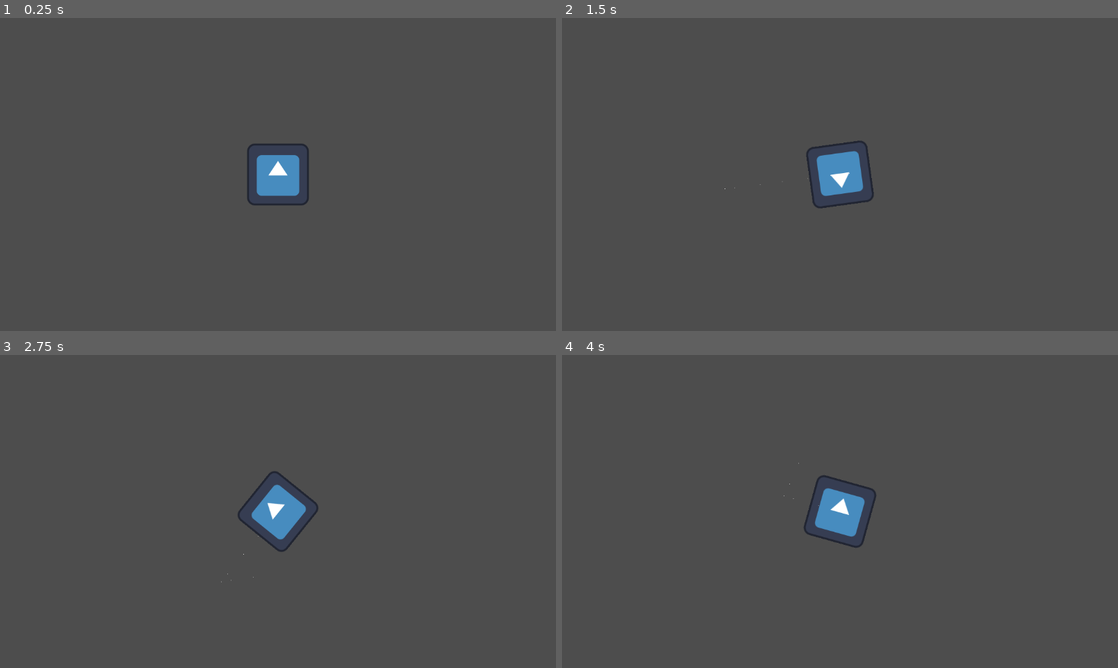
Above: before the commit, frames 1-4 (two rows, left to right).
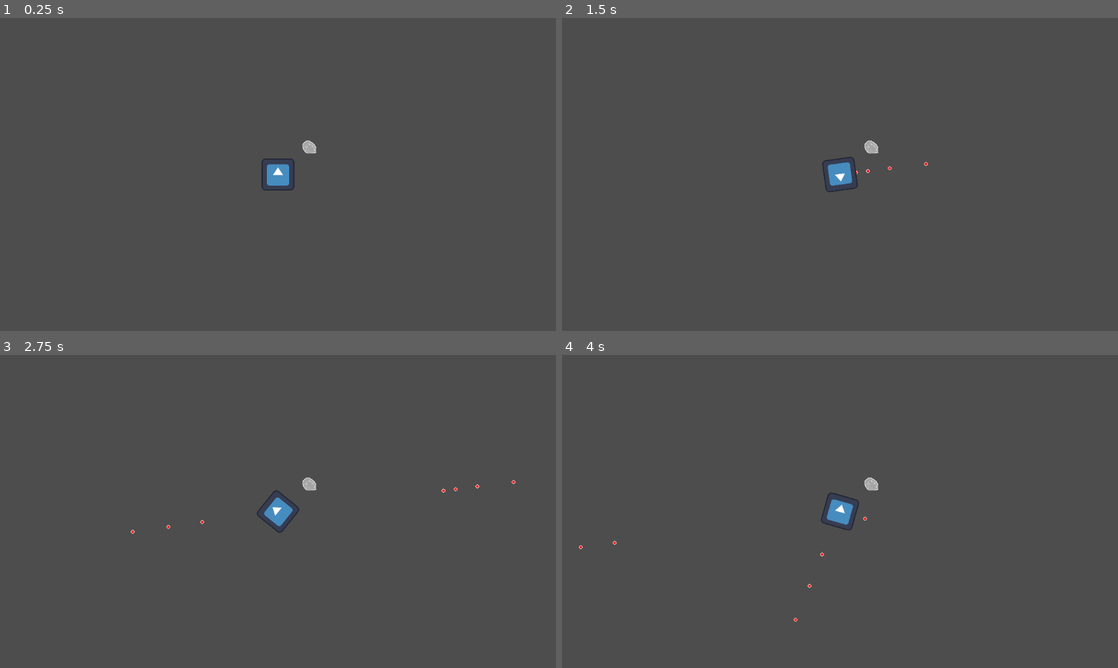
Above: after the commit, the same moments.

Repository: shift16/GD_Project
Game: Godot game, scene res://scenes/demo.tscn
Same seed, same stepped clock (60 frames per second), same inputs: the game is played once before the commit and once after it. The engine's default icon, where the game draws it, is replaced by a stand-in: a white triangle on a blue panel in a dark square.
Inputs (mouse positions are in pixels of both pictures, inside the frame that each line leads up to):
- Up to frame 1 (0.25 s): no input
- Up to frame 2 (1.5 s): tap Enter at 0.5 s; move the mouse to (962, 158) at 0.52 s; tap Space at 0.6, 0.77, 1.07, 1.25, 1.35 s; click (962, 158) at 0.67 s; move the mouse to (728, 190) at 1.27 s; click (728, 190) at 1.42 s
- Up to frame 3 (2.75 s): tap Space at 1.52, 1.82, 2.1 s; move the mouse to (333, 442) at 2.02 s; click (333, 442) at 2.17 s
- Up to frame 4 (4 s): move the mouse to (812, 574) at 2.77 s; tap Space at 2.85, 3.02, 3.32, 3.6, 3.77 s; click (812, 574) at 2.92 s; move the mouse to (1006, 558) at 3.52 s; click (1006, 558) at 3.67 s

The runs differ from the first frame. In frame 1, 1.2% of the frame differs, in the area x 44-57%, y 39-60%; in frame 2, 1.2%; in frame 3, 1.2%, in the area x 23-93%, y 37-73%; in frame 4, 1.2%.

Commit message:
Current progress

Diff:
--- /dev/null
+++ b/scenes/asteroid.gd
@@ -0,0 +1,27 @@
+class_name Asteroid extends Area2D
+
+@export var direction: Vector2 = Vector2.ZERO
+@export var speed: float = 30
+
+var hit_points: int
+var damage: int
+
+func _ready() -> void:
+	hit_points = 10
+	damage = 2
+
+# Called every frame. 'delta' is the elapsed time since the previous frame.
+func _physics_process(delta: float) -> void:
+	position += direction * delta * speed
+
+func _on_body_entered(body: Node2D) -> void:
+	if body is PlayerShip:
+		body.hit_points -= damage
+		self.queue_free()
+
+func _on_area_entered(area: Area2D) -> void:
+	if area is SpaceProjectile:
+		hit_points -= 2
+
+		if hit_points <= 0:
+			self.queue_free()
--- /dev/null
+++ b/scenes/asteroid.tscn
@@ -0,0 +1,23 @@
+[gd_scene load_steps=4 format=3 uid="uid://ylf6he32pi01"]
+
+[ext_resource type="Script" path="res://scenes/asteroid.gd" id="1_5n5g7"]
+[ext_resource type="Texture2D" uid="uid://c4aft13gq4gv3" path="res://assets/asteroid.png" id="1_v5ysd"]
+
+[sub_resource type="CapsuleShape2D" id="CapsuleShape2D_jen6e"]
+radius = 13.4206
+height = 35.3253
+
+[node name="Asteroid" type="Area2D"]
+script = ExtResource("1_5n5g7")
+
+[node name="CollisionShape2D" type="CollisionShape2D" parent="."]
+position = Vector2(1, 1)
+rotation = -0.767945
+shape = SubResource("CapsuleShape2D_jen6e")
+
+[node name="Sprite2D" type="Sprite2D" parent="."]
+texture_filter = 1
+texture = ExtResource("1_v5ysd")
+
+[connection signal="area_entered" from="." to="." method="_on_area_entered"]
+[connection signal="body_entered" from="." to="." method="_on_body_entered"]
--- /dev/null
+++ b/scenes/demo.gd
@@ -0,0 +1,11 @@
+extends Node2D
+
+
+# Called when the node enters the scene tree for the first time.
+func _ready() -> void:
+	pass # Replace with function body.
+
+
+# Called every frame. 'delta' is the elapsed time since the previous frame.
+func _process(delta: float) -> void:
+	pass
--- a/scenes/demo.tscn
+++ b/scenes/demo.tscn
@@ -1,14 +1,19 @@
-[gd_scene load_steps=4 format=3 uid="uid://1bv2v46wwte5"]
+[gd_scene load_steps=6 format=3 uid="uid://1bv2v46wwte5"]
 
+[ext_resource type="Script" path="res://scenes/demo.gd" id="1_qqtg0"]
 [ext_resource type="Script" path="res://src/player_ship.gd" id="1_tbguw"]
 [ext_resource type="Texture2D" uid="uid://c5752lgup8jiv" path="res://assets/icon.svg" id="2_jvqra"]
+[ext_resource type="PackedScene" uid="uid://ylf6he32pi01" path="res://scenes/asteroid.tscn" id="3_j4gwf"]
 
 [sub_resource type="RectangleShape2D" id="RectangleShape2D_e1da1"]
 size = Vector2(130, 131)
 
 [node name="Demo" type="Node2D"]
+script = ExtResource("1_qqtg0")
 
 [node name="PlayerShip" type="CharacterBody2D" parent="."]
+z_index = 3
+scale = Vector2(0.52694, 0.52109)
 script = ExtResource("1_tbguw")
 
 [node name="Sprite2D" type="Sprite2D" parent="PlayerShip"]
@@ -22,3 +27,6 @@
 
 [node name="CPUParticles2D" type="CPUParticles2D" parent="PlayerShip"]
 gravity = Vector2(0, 0)
+
+[node name="Asteroid" parent="." instance=ExtResource("3_j4gwf")]
+position = Vector2(64, -57)
--- a/scenes/player.tscn
+++ /dev/null
@@ -1,5 +0,0 @@
-[gd_scene format=3 uid="uid://c4xf8jcj8jc2o"]
-
-[node name="Player" type="Node2D"]
-
-[node name="Camera2D" type="Camera2D" parent="."]
--- /dev/null
+++ b/scenes/projectile.gd
@@ -0,0 +1,15 @@
+class_name SpaceProjectile extends Area2D
+
+var direction: Vector2 = Vector2.ZERO
+const SPEED: float = 250
+
+# Called every frame. 'delta' is the elapsed time since the previous frame.
+func _physics_process(delta: float) -> void:
+	position = position + (direction * delta * SPEED)
+
+func _on_timer_timeout() -> void:
+	self.queue_free()
+
+func _on_area_entered(area: Area2D) -> void:
+	if area is Asteroid:
+		self.queue_free()
--- /dev/null
+++ b/scenes/projectile.tscn
@@ -0,0 +1,25 @@
+[gd_scene load_steps=4 format=3 uid="uid://crjbx4eneopor"]
+
+[ext_resource type="Script" path="res://scenes/projectile.gd" id="1_2p8f5"]
+[ext_resource type="Texture2D" uid="uid://lo6fbgisqhls" path="res://assets/projectile.png" id="1_setbc"]
+
+[sub_resource type="CircleShape2D" id="CircleShape2D_203v5"]
+radius = 5.0
+
+[node name="Projectile" type="Area2D"]
+script = ExtResource("1_2p8f5")
+
+[node name="Sprite2D" type="Sprite2D" parent="."]
+texture_filter = 1
+texture = ExtResource("1_setbc")
+
+[node name="CollisionShape2D" type="CollisionShape2D" parent="."]
+shape = SubResource("CircleShape2D_203v5")
+
+[node name="Timer" type="Timer" parent="."]
+wait_time = 3.0
+autostart = true
+
+[connection signal="area_entered" from="." to="." method="_on_area_entered"]
+[connection signal="body_entered" from="." to="." method="_on_body_entered"]
+[connection signal="timeout" from="Timer" to="." method="_on_timer_timeout"]
--- a/src/player_ship.gd
+++ b/src/player_ship.gd
@@ -1,26 +1,42 @@
-extends CharacterBody2D
+class_name PlayerShip extends CharacterBody2D
 
-@export var speed = 400
+const acceleration: float = 50
+const deceleration: float = 60
 
-var target = position
+var holding_mouse_button: bool = false
 
-var holdingDownLeftMouseButton: bool = false
+var ProjectileScene: Resource = preload("res://scenes/projectile.tscn")
+
+var direction: Vector2 = Vector2.ZERO
+
+var hit_points: int = 10
 
 func _input(event):
 	if event is InputEventMouseButton:
 		if event.button_index == MOUSE_BUTTON_LEFT:
 			if event.is_released():
-				holdingDownLeftMouseButton = false
+				holding_mouse_button = false
 			else:
-				holdingDownLeftMouseButton = true
+				holding_mouse_button = true
+
+	if event is InputEventKey:
+		if event.pressed and event.keycode == KEY_SPACE:
+			var proj: Area2D = ProjectileScene.instantiate()
+			proj.direction = direction
+			proj.position = self.position
+			get_parent().add_child(proj)
 
 func _physics_process(delta):
-	velocity = position.direction_to(target) * speed
-	look_at(target)
-	if position.distance_to(target) > 10:
-		move_and_slide()
+	# We only want the direction to the mousev
+	var mouse_dir = (get_global_mouse_position() - position).normalized()
 
-	if (holdingDownLeftMouseButton):
-		target = get_global_mouse_position()
+	if holding_mouse_button:
+		velocity += mouse_dir * acceleration * delta
+	else:
+		velocity -= velocity.normalized() * deceleration * delta
 
-# get_global_mouse_position()
+	if velocity.length() > 1:
+		direction = velocity.normalized()
+		look_at(position + velocity)
+
+		position += velocity * delta
Binary file added: assets/asteroid.png
Not shown, added: assets/asteroid.png.import
Binary file added: assets/projectile.png
Not shown, added: assets/projectile.png.import
Not shown, added: export_presets.cfg
Not shown, added: Todo.md
Not shown, changed: devlog.md
Not shown, removed: documents/Game Narrative.odt
Not shown, added: documents/Game Narrative.pdf
Not shown, added: documents/Prototyping Visual.pdf
Not shown, removed: documents/Prototyping Visual.xopp
